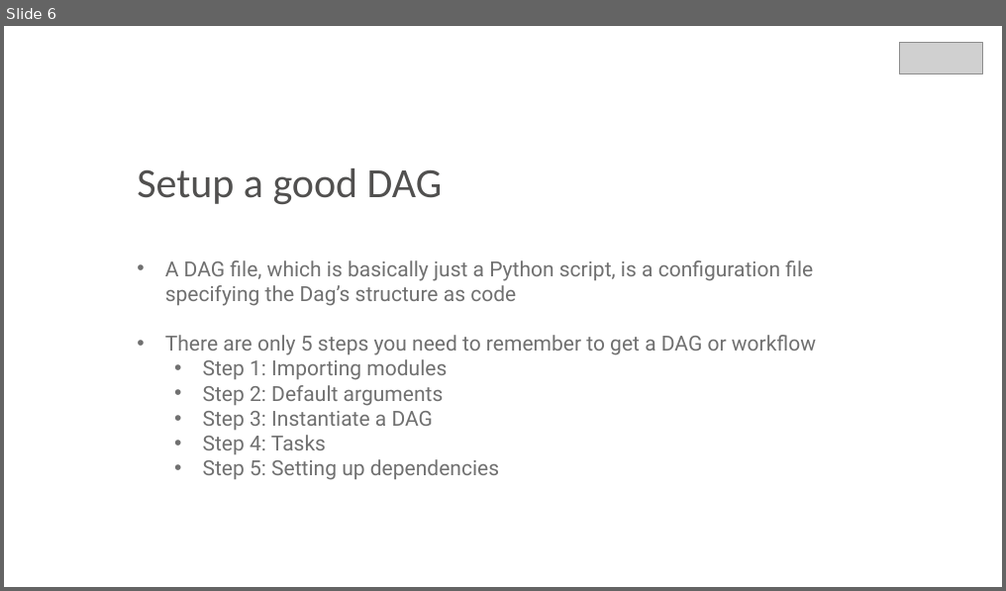
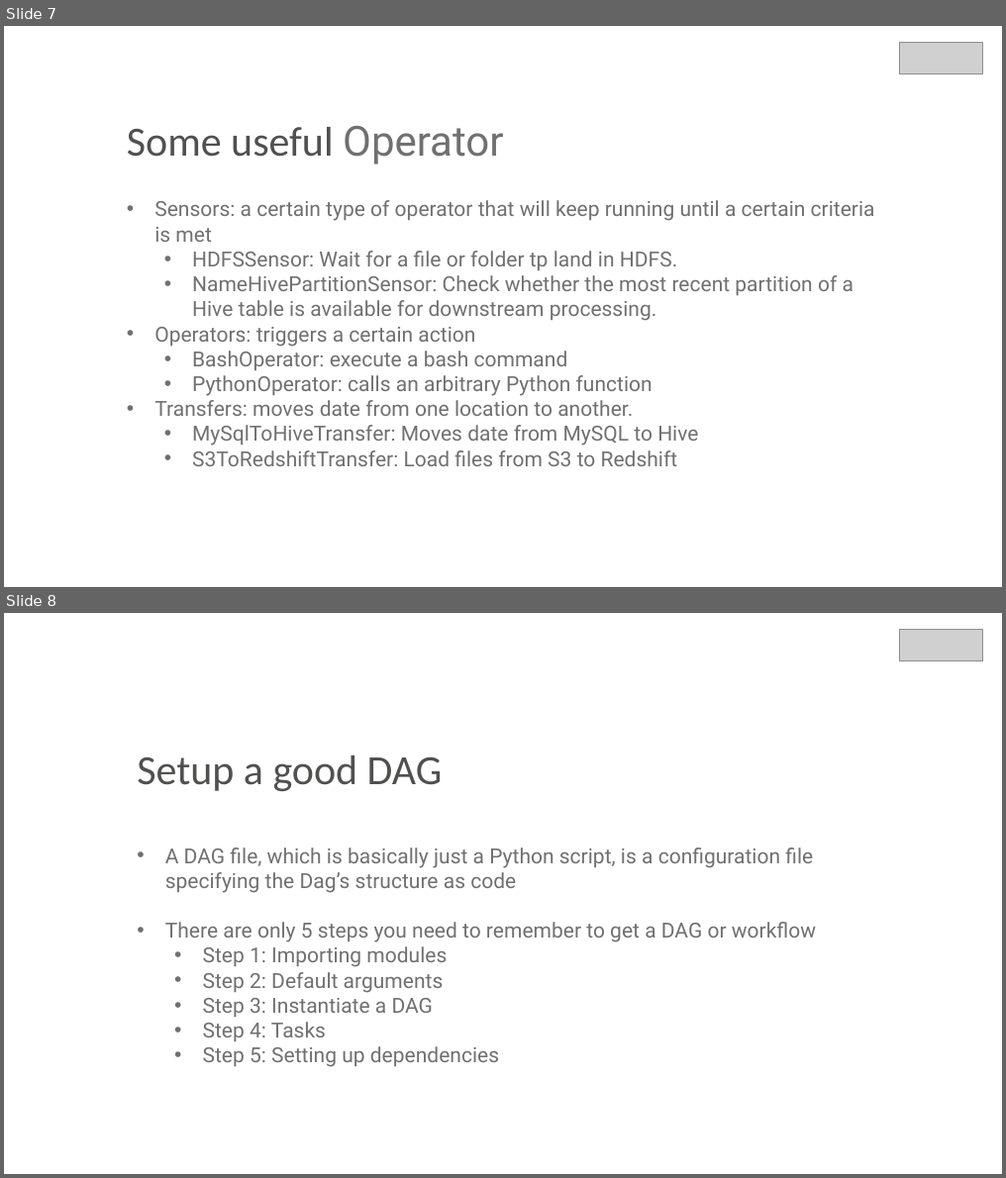
Before and after one commit to AndrewDufresne/numpy-cn, a slide deck: Weekly_sharing_Andrew.pptx. Shown one above the other, each under a label of ours: slide 6 before the commit, slides 7 and 8 after it. The pictures are 1006x591 and 1006x1178 pixels, drawn with LibreOffice and Linux fonts; fonts in the diff are those of the drawing; grey boxes stand for pictures. Boxes give left, top, right and bottom in pixels: in the first picture for what was removed or moved away, otherwise in the second. Text is boxed around its words. In the diff, an @@ line names an element or a change of style, - is before the commit and + after.

```diff
--- a/Weekly_sharing_Andrew.pptx
+++ b/Weekly_sharing_Andrew.pptx
@@ slide 7 added at <box>4,26,1002,587</box>, background #FFFFFF @@
@@ picture added at <box>900,43,982,74</box> @@
@@ text added at <box>127,126,503,165</box>, 40 pt, text #51504F @@
+Some useful Operator
@@ text added at <box>154,200,875,467</box>, 20 pt, text #707070 @@
+• Sensors: a certain type of operator that will keep running until a certain criteria is met
+  • HDFSSensor: Wait for a file or folder tp land in HDFS.
+  • NameHivePartitionSensor: Check whether the most recent partition of a Hive table is available for downstream processing.
+  • Operators: triggers a certain action
+    • BashOperator: execute a bash command
+    • PythonOperator: calls an arbitrary Python function
+    • Transfers: moves date from one location to another.
+      • MySqlToHiveTransfer: Moves date from MySQL to Hive
+      • S3ToRedshiftTransfer: Load files from S3 to Redshift
@@ what was slide 6 is now slide 8 @@
```
Also in this commit, not shown: 1 slide changed, 1 other slide added.
